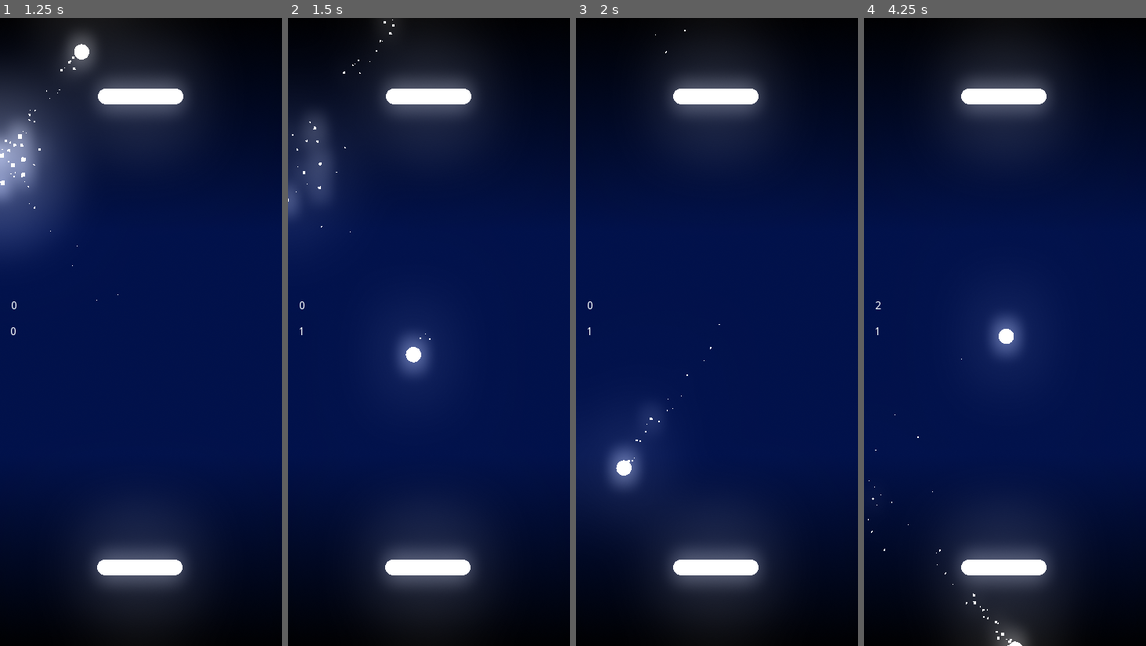
Above: before the commit, frames 1-4 (left to right).
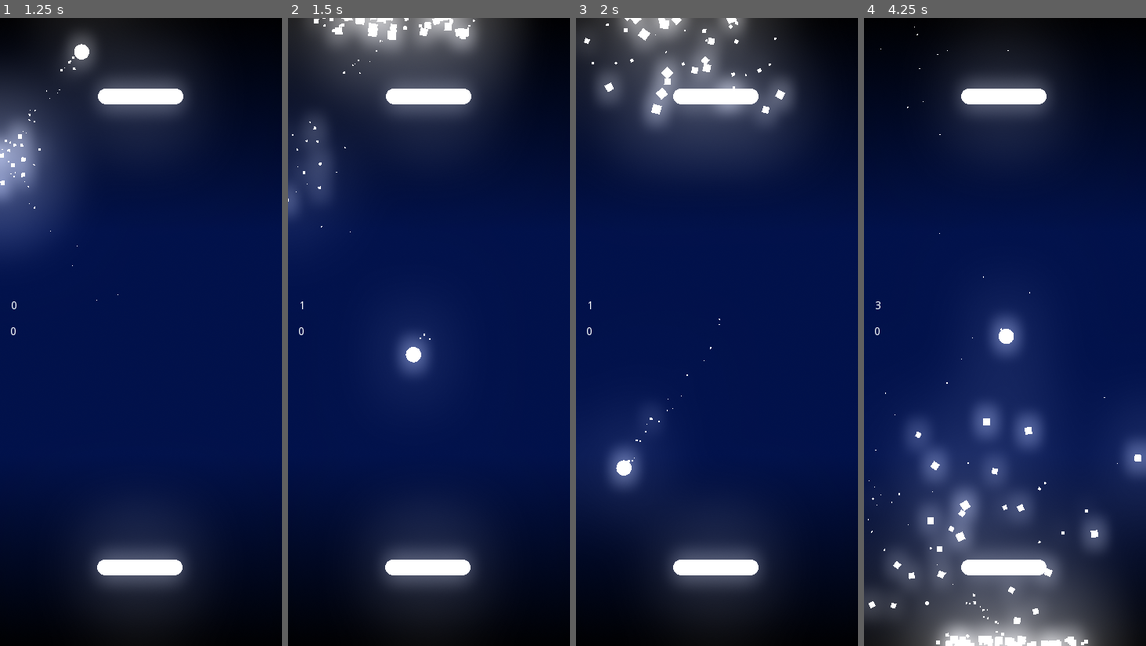
Above: after the commit, the same moments.

Repository: EmilienLeroy/DuoPong
Game: Godot game, scene res://main.tscn
The game is run twice, just before and just after one commit, with the same random seed, the same clock (stepped at 60 frames per second) and the same inputs.
Inputs (mouse positions are in pixels of both pictures, inside the frame that each line leads up to):
- Up to frame 1 (1.25 s): drag from (141, 93) to (141, 570) at 0.52 s
- Up to frame 2 (1.5 s): drag from (429, 570) to (429, 93) at 1.27 s
- Up to frame 3 (2 s): no input
- Up to frame 4 (4.25 s): move the mouse to (1033, 193) at 2.02 s; click (1033, 193) at 2.17 s; drag from (990, 457) to (920, 237) at 2.77 s; move the mouse to (1089, 426) at 3.52 s; click (1089, 426) at 3.67 s

Frame 1 is identical in both runs. In frame 2, 7.4% of the frame differs, in the area x 0-81%, y 0-51%; in frame 3, 11%; in frame 4, 21%, in the area x 0-100%, y 1-100%.

Commit message:
✨ Add particles on goal

Diff:
--- a/entities/ball/ball.gd
+++ b/entities/ball/ball.gd
@@ -1,6 +1,7 @@
 extends KinematicBody2D
 
 var CollisionParticle = preload("res://entities/ball/particles/collision.tscn");
+var GoalParticle = preload("res://entities/ball/particles/goal.tscn");
 
 export var speed = 350;
 export var max_speed = 1000;
@@ -35,6 +36,17 @@
 
 	return particles;
 
-func destroy():
+func add_goal_particles(direction):
+	var particles = GoalParticle.instance();
+
+	add_child(particles);
+	particles.global_position = global_position;
+	particles.direction.y = direction;
+	particles.emitting = true;
+
+	return particles;
+
+func destroy(goal):
+	add_goal_particles(goal);
 	yield(get_tree().create_timer(5.0), "timeout");
 	queue_free();
--- /dev/null
+++ b/entities/ball/particles/goal.tscn
@@ -0,0 +1,28 @@
+[gd_scene load_steps=2 format=2]
+
+[sub_resource type="Curve" id=1]
+max_value = 3.0
+_data = [ Vector2( 0, 2.33741 ), 0.0, -0.228605, 0, 0, Vector2( 1, 0 ), -7.83161, 0.0, 0, 0 ]
+
+[node name="Goal" type="CPUParticles2D"]
+modulate = Color( 1.5, 1.5, 1.5, 1 )
+emitting = false
+amount = 40
+lifetime = 3.0
+one_shot = true
+explosiveness = 1.0
+randomness = 1.0
+local_coords = false
+emission_shape = 2
+emission_rect_extents = Vector2( 100, 0 )
+direction = Vector2( 0, -1 )
+gravity = Vector2( 0, 0 )
+initial_velocity = 200.0
+initial_velocity_random = 1.0
+angular_velocity = 132.11
+angular_velocity_random = 1.0
+radial_accel = 16.51
+radial_accel_random = 1.0
+scale_amount = 5.0
+scale_amount_random = 1.0
+scale_amount_curve = SubResource( 1 )
--- a/entities/walls/walls.gd
+++ b/entities/walls/walls.gd
@@ -3,8 +3,8 @@
 signal goal;
 
 enum Goal {
-	Top,
-	Bottom
+	Top = 1,
+	Bottom = -1
 }
 
 func _ready():
--- a/scenes/game/game.gd
+++ b/scenes/game/game.gd
@@ -1,8 +1,8 @@
 extends Node2D
 
 enum Position {
-	Top,
-	Bottom
+	Top = 1,
+	Bottom = -1
 }
 
 var Player = preload("res://entities/player/player.tscn");
@@ -61,7 +61,7 @@
 	$Canvas/ScoreTop.text = str(scores[1]);
 
 func on_goal(ball, goal):
-	ball.destroy();
+	ball.destroy(goal);
 	add_ball(get_random_direction());
 	increase_score(scores, goal);
 	update_scores(scores);
